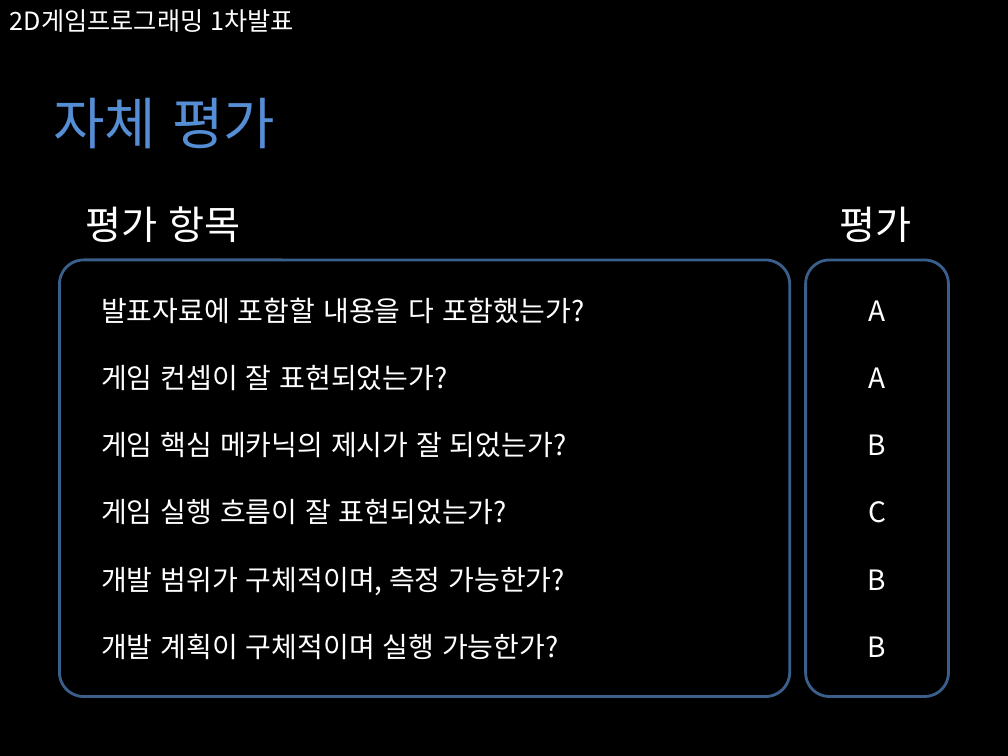
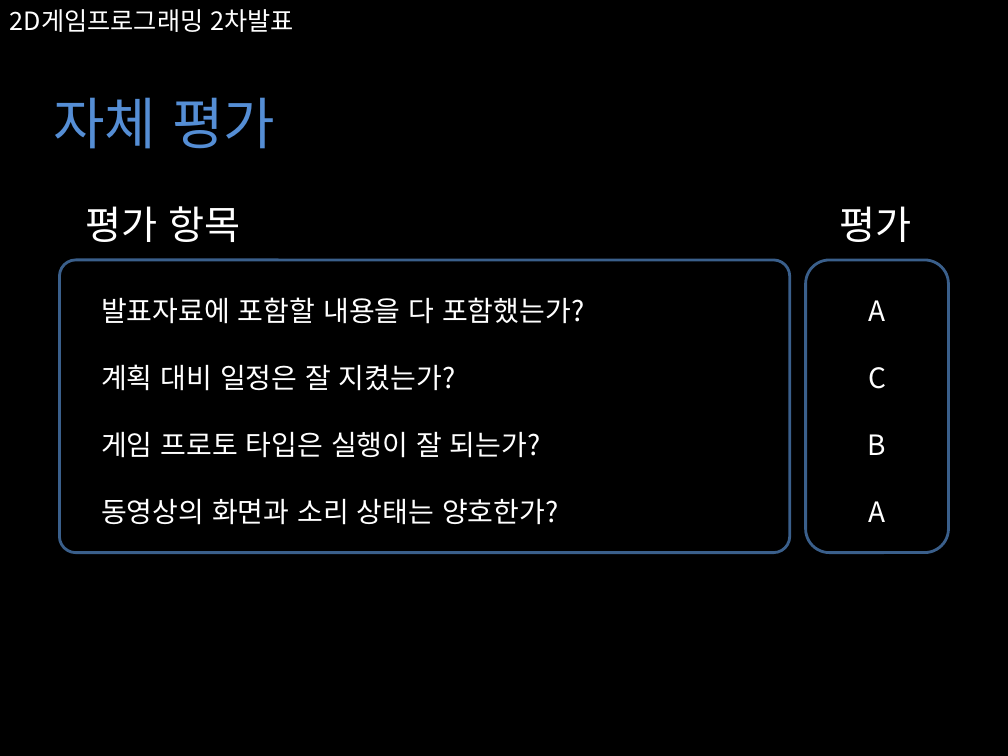
Before and after one commit to Dahye11/Dahye, a slide deck: slide 9 of 2DGP/2/2015182004 KimDaHye_2차발표.pptx (slide 8 before the commit). Drawn at 1008x756 pixels with LibreOffice and Linux fonts; fonts in the diff are those of the drawing. Boxes give left, top, right and bottom in pixels: in the first picture for what was removed or moved away, otherwise in the second. Text is boxed around its words. In the diff, an @@ line names an element or a change of style, - is before the commit and + after.

```diff
--- a/2DGP/2/2015182004 KimDaHye_2차발표.pptx
+++ b/2DGP/2/2015182004 KimDaHye_2차발표.pptx
@@ text at [10, 9, 295, 32]: text changed @@
-2D게임프로그래밍 1차발표
+2D게임프로그래밍 2차발표
@@ rounded rectangle: place and size @@
-rounded rectangle at [59, 260, 789, 697]
+rounded rectangle at [59, 260, 789, 552]
@@ rounded rectangle: place and size @@
-rounded rectangle at [805, 260, 949, 697]
+rounded rectangle at [805, 260, 949, 552]
@@ text at [101, 364, 559, 525]: text changed @@
-게임 컨셉이 잘 표현되었는가?
-게임 핵심 메카닉의 제시가 잘 되었는가?
-게임 실행 흐름이 잘 표현되었는가?
-개발 범위가 구체적이며, 측정 가능한가?
-개발 계획이 구체적이며 실행 가능한가?
+계획 대비 일정은 잘 지켰는가?
+게임 프로토 타입은 실행이 잘 되는가?
+동영상의 화면과 소리 상태는 양호한가?
@@ text at [868, 367, 886, 455]: paragraphs removed @@
-A
-B
@@ text at [869, 501, 886, 522]: text changed @@
-B
+A
```
Also in this commit, not shown: 6 other slides changed, 1 slide added, 1 other file.
